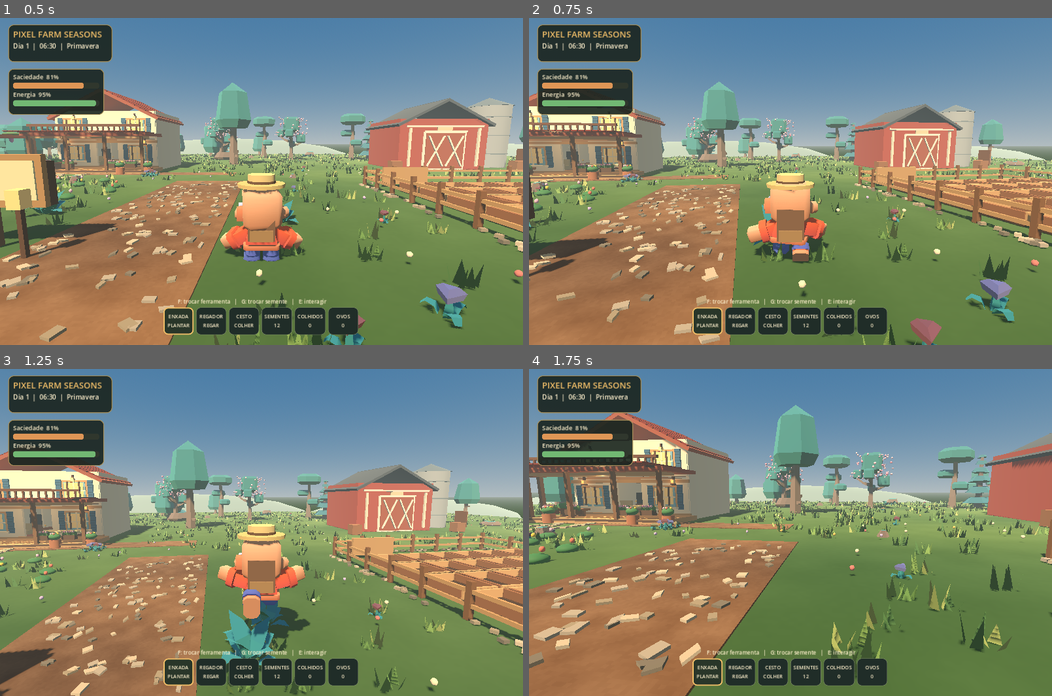
Above: before the commit, frames 1-4 (two rows, left to right).
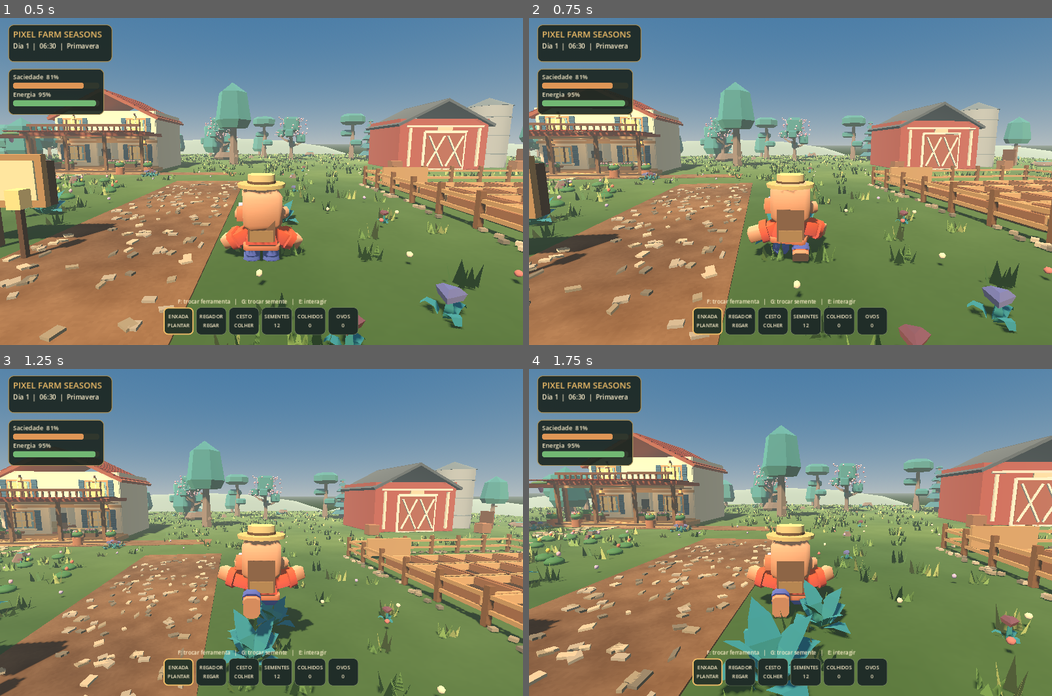
Above: after the commit, the same moments.

Repository: juniordev830/pixel-farm-seasons
Game: Godot game, scene res://scenes/farm_world.tscn
The game is run twice, just before and just after one commit, with the same random seed, the same clock (stepped at 60 frames per second) and the same inputs.
Inputs (mouse positions are in pixels of both pictures, inside the frame that each line leads up to):
- Up to frame 1 (0.5 s): no input
- Up to frame 2 (0.75 s): tap Enter (ui_accept) at 0.5 s; move the mouse to (816, 181) at 0.52 s; hold W (move_forward) from 0.53 s (still down); hold Ctrl (crouch) from 0.53 s (still down)
- Up to frame 3 (1.25 s): keep holding W (move_forward); keep holding Ctrl (crouch); tap Space (jump) at 0.77, 1.07 s; tap Shift (sprint) at 0.8 s
- Up to frame 4 (1.75 s): keep holding W (move_forward); move the mouse to (764, 532) at 1.27 s; release Ctrl (crouch) at 1.28 s; tap Shift (sprint) at 1.35 s; tap Space (jump) at 1.52 s; tap V (toggle_camera) at 1.55 s

Frame 1 is identical in both runs. In frame 2, 25% of the frame differs, in the area x 0-100%, y 19-100%; in frame 3, 27%; in frame 4, 38%, in the area x 0-100%, y 11-100%.

Commit message:
release(rc1): integrar câmera terceira pessoa em farmer_controller.gd

Diff:
--- a/godot/scripts/farmer_controller.gd
+++ b/godot/scripts/farmer_controller.gd
@@ -1,27 +1,20 @@
 extends CharacterBody3D
 ## Pixel Farm Seasons: controle de fazendeiro em terceira pessoa (Godot 4).
 ## Estrutura: CharacterBody3D > CollisionShape3D, Visuals, CameraPivot > SpringArm3D > Camera3D.
-## Input Map: move_left, move_right, move_forward, move_back, jump, sprint, crouch, toggle_camera.
+## Input Map: move_left, move_right, move_forward, move_back, jump, sprint, crouch.
 @export var walk_speed: float = 4.0
 @export var run_speed: float = 7.0
 @export var crouch_speed: float = 2.0
 @export var jump_velocity: float = 4.5
 @export var mouse_sensitivity: float = 0.0025
-@export var camera_follow_smoothing: float = 7.5
 @export var gamepad_look_speed: float = 2.5
 @export var min_pitch: float = -1.2
 @export var max_pitch: float = 1.0
 @onready var camera_pivot: Node3D = $CameraPivot
 @onready var camera_arm: SpringArm3D = $CameraPivot/SpringArm3D
-@onready var visuals: Node3D = $Visuals
-var third_person: bool = true
-var _original_arm_length: float
-var _desired_arm_length: float
 
 func _ready() -> void:
     camera_arm.add_excluded_object(get_rid())
-    _original_arm_length = camera_arm.spring_length
-    _desired_arm_length = _original_arm_length
     Input.mouse_mode = Input.MOUSE_MODE_CAPTURED
 
 func _unhandled_input(event: InputEvent) -> void:
@@ -30,17 +23,18 @@
     elif event is InputEventMouseButton and event.pressed:
         Input.mouse_mode = Input.MOUSE_MODE_CAPTURED
     if event is InputEventMouseMotion and Input.mouse_mode == Input.MOUSE_MODE_CAPTURED:
-        rotate_y(-event.relative.x * mouse_sensitivity)
-        camera_pivot.rotation.x = clamp(camera_pivot.rotation.x - event.relative.y * mouse_sensitivity, min_pitch, max_pitch)
-    if event.is_action_pressed("toggle_camera"):
-        third_person = not third_person
-        _desired_arm_length = _original_arm_length if third_person else 0.05
-        visuals.visible = third_person
+        _apply_mouse_look(_mouse_motion_delta(event as InputEventMouseMotion))
+
+func _mouse_motion_delta(event: InputEventMouseMotion) -> Vector2:
+    # Godot 4.3: screen_relative is independent of window stretch/resolution.
+    return event.screen_relative
+
+func _apply_mouse_look(relative: Vector2) -> void:
+    # Isolated so headless regression tests do not depend on OS mouse capture.
+    rotate_y(-relative.x * mouse_sensitivity)
+    camera_pivot.rotation.x = clamp(camera_pivot.rotation.x - relative.y * mouse_sensitivity, min_pitch, max_pitch)
 
 func _physics_process(delta: float) -> void:
-    # Transicao suave ao alternar entre primeira e terceira pessoa.
-    camera_arm.spring_length = lerpf(camera_arm.spring_length, _desired_arm_length,
-        1.0 - exp(-camera_follow_smoothing * delta))
     if not is_on_floor():
         velocity += get_gravity() * delta
     if Input.is_action_just_pressed("jump") and is_on_floor():
